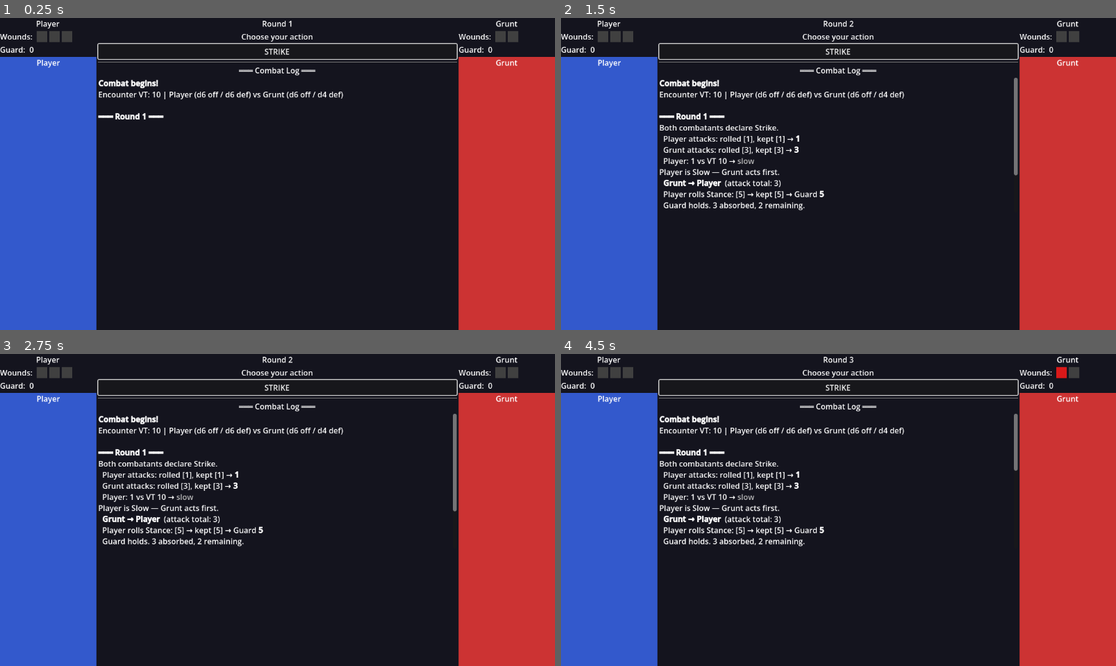
Above: before the commit, frames 1-4 (two rows, left to right).
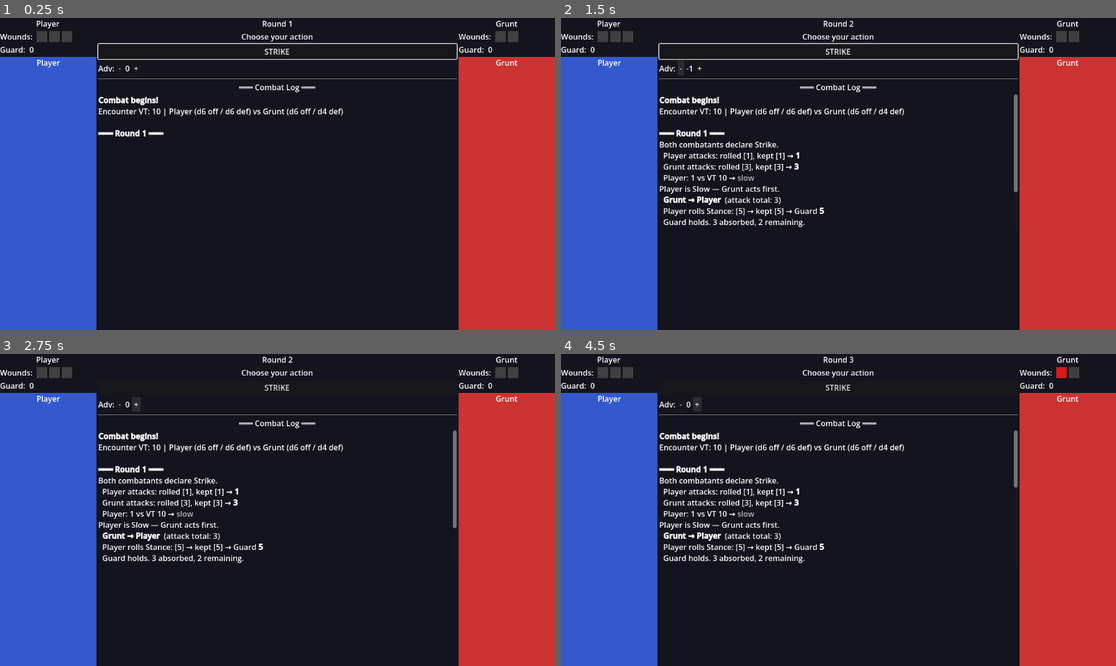
Above: after the commit, the same moments.

Repository: ivano777/kronomania
Game: Godot game, scene res://scenes/battle/BattleScene.tscn
Same seed, same stepped clock (60 frames per second), same inputs: the game is played once before the commit and once after it.
Inputs (mouse positions are in pixels of both pictures, inside the frame that each line leads up to):
- Up to frame 1 (0.25 s): no input
- Up to frame 2 (1.5 s): click "STRIKE" at 0.5 s; click (683, 67) at 1.25 s, where only the run after the commit has a clickable "-"
- Up to frame 3 (2.75 s): click (138, 403) at 2 s, where only the run after the commit has a clickable "+"
- Up to frame 4 (4.5 s): click "STRIKE" at 2.75 s; click (683, 403) at 3.5 s, where only the run after the commit has a clickable "-"; click (699, 403) at 4.25 s, where only the run after the commit has a clickable "+"

The runs differ from the first frame. In frame 1, 2.1% of the frame differs, in the area x 17-83%, y 14-39%; in frame 2, 5.8%; in frame 3, 6.4%, in the area x 17-83%, y 8-68%; in frame 4, 6.4%.

Commit message:
feat(combat): Advantage/Disadvantage + Desperation; skill/synergy/unarmed docs
- Add net_advantage param to RollEngine.resolve(): positive = extra dice,
  negative = fewer; pool ≤ 0 triggers Desperation (roll 2d, keep worst)
- Add keep_worst() helper to RollEngine for Desperation path
- Propagate net_advantage through player_chose_strike → _resolve_round;
  log shows [DESPERATION] tag when triggered
- Wire debug Adv +/- widget (scenes/debug/) into RoundHUD via null-safe
  delegate; removable at release by deleting scenes/debug/ folder
- Add docs/game-rules/core/skills.md: skill structure, prerequisites,
  synergy mechanic, bare-hands baseline, entry format
- Extend effect-taxonomy.md with Synergy I/II effect family (flat, per-skill)
- Extend equipment.md with Tags section and Skill Prerequisites section
- Extend nodes.md with Unarmed Combat tiered node pattern (Potency 1 default)
- Add Stacking Desperation and Synergy Expansions to future-expansions.md
- Mark Advantage/Disadvantage as implemented in project-status.md

Co-Authored-By: Claude Sonnet 4.6 <noreply@anthropic.com>

Diff:
--- a/autoloads/CombatManager.gd
+++ b/autoloads/CombatManager.gd
@@ -83,11 +83,12 @@
 
 
 ## Called by BattleScene when the player presses Strike.
-func player_chose_strike() -> void:
+## net_advantage: positive = Advantage dice, negative = Disadvantage dice.
+func player_chose_strike(net_advantage: int = 0) -> void:
 	if not _waiting_for_player:
 		return
 	_waiting_for_player = false
-	_resolve_round()
+	_resolve_round(net_advantage)
 
 
 # ── Private — round flow ──────────────────────────────────────────────────────
@@ -113,13 +114,13 @@
 
 
 # Coroutine: resolves one full round then loops back.
-func _resolve_round() -> void:
+func _resolve_round(net_advantage: int = 0) -> void:
 	phase_changed.emit("Resolving…")
 	log_message.emit("Both combatants declare Strike.")
 
 	# ── Roll both attack pools ─────────────────────────────────────────────
 	var p_atk := RollEngine.resolve(
-		_player.data.tier, _player.data.dominion_size, _player.data.keep_grade
+		_player.data.tier, _player.data.dominion_size, _player.data.keep_grade, 0, net_advantage
 	)
 	var e_atk := RollEngine.resolve(
 		_enemy.data.tier, _enemy.data.dominion_size, _enemy.data.keep_grade
@@ -261,8 +262,10 @@
 # ── Formatting helpers ────────────────────────────────────────────────────────
 
 func _fmt_attack(name: String, r: Dictionary) -> String:
-	return "  %s attacks: rolled %s, kept %s → [b]%d[/b]" % [
-		name, _arr(r.dice as Array), _arr(r.kept as Array), r.total as int
+	var desperation: bool = r.desperation
+	var prefix := "[b][DESPERATION][/b] " if desperation else ""
+	return "  %s%s attacks: rolled %s, kept %s → [b]%d[/b]" % [
+		prefix, name, _arr(r.dice as Array), _arr(r.kept as Array), r.total as int
 	]
 
 
--- a/autoloads/RollEngine.gd
+++ b/autoloads/RollEngine.gd
@@ -22,33 +22,52 @@
 	return sorted.slice(0, count)
 
 
+# Keep the worst `keep_count` values from `dice`. Used for Desperation.
+func keep_worst(dice: Array[int], keep_count: int) -> Array[int]:
+	var sorted: Array[int] = dice.duplicate()
+	sorted.sort()  # ascending — worst first
+	var count: int = mini(keep_count, sorted.size())
+	return sorted.slice(0, count)
+
+
 # Full resolution: Build Pool → Roll → Keep → Flat → total.
-# tier       : int  — base pool size (1 die per Tier)
-# die_size   : int  — face value of the stat die (4, 6, 8, or 10)
-# keep_grade : int  — training grade: 0 → keep 1, 1 → keep 2, 2 → keep 3
-# flat       : int  — additive bonus applied after Keep (0 for the slice)
+# tier          : int — base pool size (1 die per Tier)
+# die_size      : int — face value of the stat die (4, 6, 8, or 10)
+# keep_grade    : int — training grade: 0 → keep 1, 1 → keep 2, 2 → keep 3
+# flat          : int — additive bonus applied after Keep (0 if unused)
+# net_advantage : int — positive = extra dice, negative = fewer dice;
+#                       pool ≤ 0 triggers Desperation (roll 2, keep worst)
 # Returns a Dictionary with full audit trail for the log.
-func resolve(tier: int, die_size: int, keep_grade: int, flat: int = 0) -> Dictionary:
-	var pool_size: int = tier
-	var keep_count: int = keep_grade + 1  # grade 0 → keep 1, etc.
-	keep_count = mini(keep_count, pool_size)
+func resolve(tier: int, die_size: int, keep_grade: int, flat: int = 0, net_advantage: int = 0) -> Dictionary:
+	var pool_size: int = tier + net_advantage
+	var desperation := pool_size <= 0
 
-	var dice := roll_dice(pool_size, die_size)
-	var kept := keep_best(dice, keep_count)
+	var dice: Array[int]
+	var kept: Array[int]
 
-	var total := 0
+	if desperation:
+		# Desperation: roll 2 dice, keep the worst 1.
+		dice = roll_dice(2, die_size)
+		kept = keep_worst(dice, 1)
+	else:
+		var keep_count: int = mini(keep_grade + 1, pool_size)
+		dice = roll_dice(pool_size, die_size)
+		kept = keep_best(dice, keep_count)
+
+	var total := flat
 	for d in kept:
 		total += d
-	total += flat
 
 	return {
-		"dice":       dice,
-		"kept":       kept,
-		"total":      total,
-		"pool_size":  pool_size,
-		"die_size":   die_size,
-		"keep_count": keep_count,
-		"flat":       flat,
+		"dice":          dice,
+		"kept":          kept,
+		"total":         total,
+		"pool_size":     pool_size,
+		"die_size":      die_size,
+		"keep_count":    kept.size(),
+		"flat":          flat,
+		"net_advantage": net_advantage,
+		"desperation":   desperation,
 	}
 
 
--- a/scenes/battle/BattleScene.gd
+++ b/scenes/battle/BattleScene.gd
@@ -86,7 +86,7 @@
 
 
 func _on_strike_pressed() -> void:
-	CombatManager.player_chose_strike()
+	CombatManager.player_chose_strike(_round_hud.get_net_advantage())
 
 
 func _on_restart_pressed() -> void:
--- a/scenes/battle/BattleScene.tscn
+++ b/scenes/battle/BattleScene.tscn
@@ -1,72 +1,78 @@
-[gd_scene load_steps=6 format=3 uid="uid://l5m6n7o8p9q0r"]
+[gd_scene format=3 uid="uid://kfkv1xh1n4qh"]
 
-[ext_resource type="Script"      uid="uid://v9w0x1y2z3a4b" path="res://scenes/battle/BattleScene.gd"   id="1_bscr"]
-[ext_resource type="PackedScene" uid="uid://q7r8s9t0u1v2w" path="res://scenes/battle/CombatantHUD.tscn" id="2_chud"]
-[ext_resource type="PackedScene" uid="uid://x3y4z5a6b7c8d" path="res://scenes/battle/RoundHUD.tscn"    id="3_rhud"]
-[ext_resource type="PackedScene" uid="uid://e9f0g1h2i3j4k" path="res://scenes/battle/Combatant.tscn"   id="4_comb"]
+[ext_resource type="Script" uid="uid://15o84clu565i" path="res://scenes/battle/BattleScene.gd" id="1_bscr"]
+[ext_resource type="PackedScene" uid="uid://bq5rg150l8e1u" path="res://scenes/battle/CombatantHUD.tscn" id="2_chud"]
+[ext_resource type="PackedScene" uid="uid://wjwhsrnwy3or" path="res://scenes/battle/RoundHUD.tscn" id="3_rhud"]
+[ext_resource type="PackedScene" uid="uid://be04uyksxvods" path="res://scenes/battle/Combatant.tscn" id="4_comb"]
 
-[node name="BattleScene" type="Control"]
+[node name="BattleScene" type="Control" unique_id=1751107599]
+layout_mode = 3
+anchors_preset = 15
 anchor_right = 1.0
 anchor_bottom = 1.0
 script = ExtResource("1_bscr")
 
-[node name="Background" type="ColorRect" parent="."]
+[node name="Background" type="ColorRect" parent="." unique_id=2058934650]
+layout_mode = 0
 anchor_right = 1.0
 anchor_bottom = 1.0
 color = Color(0.08, 0.08, 0.12, 1)
 
-[node name="GameLayout" type="HBoxContainer" parent="."]
+[node name="GameLayout" type="HBoxContainer" parent="." unique_id=1736236432]
+layout_mode = 0
 anchor_right = 1.0
 anchor_bottom = 1.0
 
-[node name="PlayerSide" type="VBoxContainer" parent="GameLayout"]
-layout_mode = 2
+[node name="PlayerSide" type="VBoxContainer" parent="GameLayout" unique_id=338356683]
 custom_minimum_size = Vector2(200, 0)
-
-[node name="PlayerHUD" parent="GameLayout/PlayerSide" instance=ExtResource("2_chud")]
 layout_mode = 2
 
-[node name="PlayerVisual" parent="GameLayout/PlayerSide" instance=ExtResource("4_comb")]
+[node name="PlayerHUD" parent="GameLayout/PlayerSide" unique_id=1820282212 instance=ExtResource("2_chud")]
+layout_mode = 2
+
+[node name="PlayerVisual" parent="GameLayout/PlayerSide" unique_id=961022335 instance=ExtResource("4_comb")]
 layout_mode = 2
 size_flags_vertical = 3
 
-[node name="CenterPanel" type="VBoxContainer" parent="GameLayout"]
+[node name="CenterPanel" type="VBoxContainer" parent="GameLayout" unique_id=656109814]
 layout_mode = 2
 size_flags_horizontal = 3
 
-[node name="RoundHUD" parent="GameLayout/CenterPanel" instance=ExtResource("3_rhud")]
+[node name="RoundHUD" parent="GameLayout/CenterPanel" unique_id=1943023332 instance=ExtResource("3_rhud")]
 layout_mode = 2
 size_flags_horizontal = 3
 
-[node name="EnemySide" type="VBoxContainer" parent="GameLayout"]
-layout_mode = 2
+[node name="EnemySide" type="VBoxContainer" parent="GameLayout" unique_id=1438999933]
 custom_minimum_size = Vector2(200, 0)
-
-[node name="EnemyHUD" parent="GameLayout/EnemySide" instance=ExtResource("2_chud")]
 layout_mode = 2
 
-[node name="EnemyVisual" parent="GameLayout/EnemySide" instance=ExtResource("4_comb")]
+[node name="EnemyHUD" parent="GameLayout/EnemySide" unique_id=787879007 instance=ExtResource("2_chud")]
+layout_mode = 2
+
+[node name="EnemyVisual" parent="GameLayout/EnemySide" unique_id=1524144416 instance=ExtResource("4_comb")]
 layout_mode = 2
 size_flags_vertical = 3
 
-[node name="DefeatPanel" type="Panel" parent="."]
+[node name="DefeatPanel" type="Panel" parent="." unique_id=595927372]
 visible = false
+layout_mode = 1
+anchors_preset = -1
 anchor_left = 0.25
 anchor_top = 0.3
 anchor_right = 0.75
 anchor_bottom = 0.7
+
+[node name="PanelContent" type="VBoxContainer" parent="DefeatPanel" unique_id=899831953]
 layout_mode = 1
-
-[node name="PanelContent" type="VBoxContainer" parent="DefeatPanel"]
+anchors_preset = 15
 anchor_right = 1.0
 anchor_bottom = 1.0
-layout_mode = 1
 
-[node name="ResultLabel" type="Label" parent="DefeatPanel/PanelContent"]
+[node name="ResultLabel" type="Label" parent="DefeatPanel/PanelContent" unique_id=2020393111]
 layout_mode = 2
 text = "Combat Over"
 horizontal_alignment = 1
 
-[node name="RestartButton" type="Button" parent="DefeatPanel/PanelContent"]
+[node name="RestartButton" type="Button" parent="DefeatPanel/PanelContent" unique_id=9048855]
 layout_mode = 2
 text = "Play Again"
--- a/scenes/battle/RoundHUD.gd
+++ b/scenes/battle/RoundHUD.gd
@@ -8,6 +8,8 @@
 @onready var _phase_label:  Label         = $PhaseLabel
 @onready var _strike_btn:   Button        = $StrikeButton
 @onready var _log_text:     RichTextLabel = $LogScroll/LogText
+# Debug control — null when node is absent (removed for release).
+@onready var _debug_adv = $DebugAdvantageControl if has_node("DebugAdvantageControl") else null
 
 
 func _ready() -> void:
@@ -43,6 +45,11 @@
 	_log_text.clear()
 
 
+## Returns the current net advantage set by the debug control (0 if absent).
+func get_net_advantage() -> int:
+	return _debug_adv.get_net_advantage() if _debug_adv else 0
+
+
 # ── Private ───────────────────────────────────────────────────────────────────
 
 func _on_strike_pressed() -> void:
--- a/scenes/battle/RoundHUD.tscn
+++ b/scenes/battle/RoundHUD.tscn
@@ -1,6 +1,7 @@
-[gd_scene load_steps=2 format=3 uid="uid://x3y4z5a6b7c8d"]
+[gd_scene load_steps=3 format=3 uid="uid://x3y4z5a6b7c8d"]
 
 [ext_resource type="Script" uid="uid://o3p4q5r6s7t8u" path="res://scenes/battle/RoundHUD.gd" id="1_rhudscr"]
+[ext_resource type="Script" path="res://scenes/debug/DebugAdvantageControl.gd" id="2_dbgscr"]
 
 [node name="RoundHUD" type="VBoxContainer"]
 custom_minimum_size = Vector2(360, 0)
@@ -21,6 +22,26 @@
 text = "STRIKE"
 disabled = true
 
+[node name="DebugAdvantageControl" type="HBoxContainer" parent="."]
+layout_mode = 2
+script = ExtResource("2_dbgscr")
+
+[node name="AdvLabel" type="Label" parent="DebugAdvantageControl"]
+layout_mode = 2
+text = "Adv:"
+
+[node name="MinusButton" type="Button" parent="DebugAdvantageControl"]
+layout_mode = 2
+text = "-"
+
+[node name="ValueLabel" type="Label" parent="DebugAdvantageControl"]
+layout_mode = 2
+text = "0"
+
+[node name="PlusButton" type="Button" parent="DebugAdvantageControl"]
+layout_mode = 2
+text = "+"
+
 [node name="Separator" type="HSeparator" parent="."]
 layout_mode = 2
 
--- /dev/null
+++ b/scenes/debug/DebugAdvantageControl.gd
@@ -0,0 +1,29 @@
+extends HBoxContainer
+
+var _net_advantage: int = 0  # clamped to [-3, +3]
+
+@onready var _value_label: Label = $ValueLabel
+
+
+func _ready() -> void:
+	$MinusButton.pressed.connect(_on_minus)
+	$PlusButton.pressed.connect(_on_plus)
+	_refresh()
+
+
+func get_net_advantage() -> int:
+	return _net_advantage
+
+
+func _on_minus() -> void:
+	_net_advantage = maxi(_net_advantage - 1, -3)
+	_refresh()
+
+
+func _on_plus() -> void:
+	_net_advantage = mini(_net_advantage + 1, 3)
+	_refresh()
+
+
+func _refresh() -> void:
+	_value_label.text = str(_net_advantage)
Not shown, added: scenes/debug/DebugAdvantageControl.gd.uid
Not shown, changed: CLAUDE.md
Not shown, changed: docs/game-rules/appendices/future-expansions.md
Not shown, changed: docs/game-rules/core/equipment.md
Not shown, added: docs/game-rules/core/skills.md
Not shown, changed: docs/game-rules/index.md
Not shown, changed: docs/game-rules/progression/nodes.md
Not shown, changed: docs/game-rules/reference/effect-taxonomy.md
Not shown, changed: docs/project-status.md
